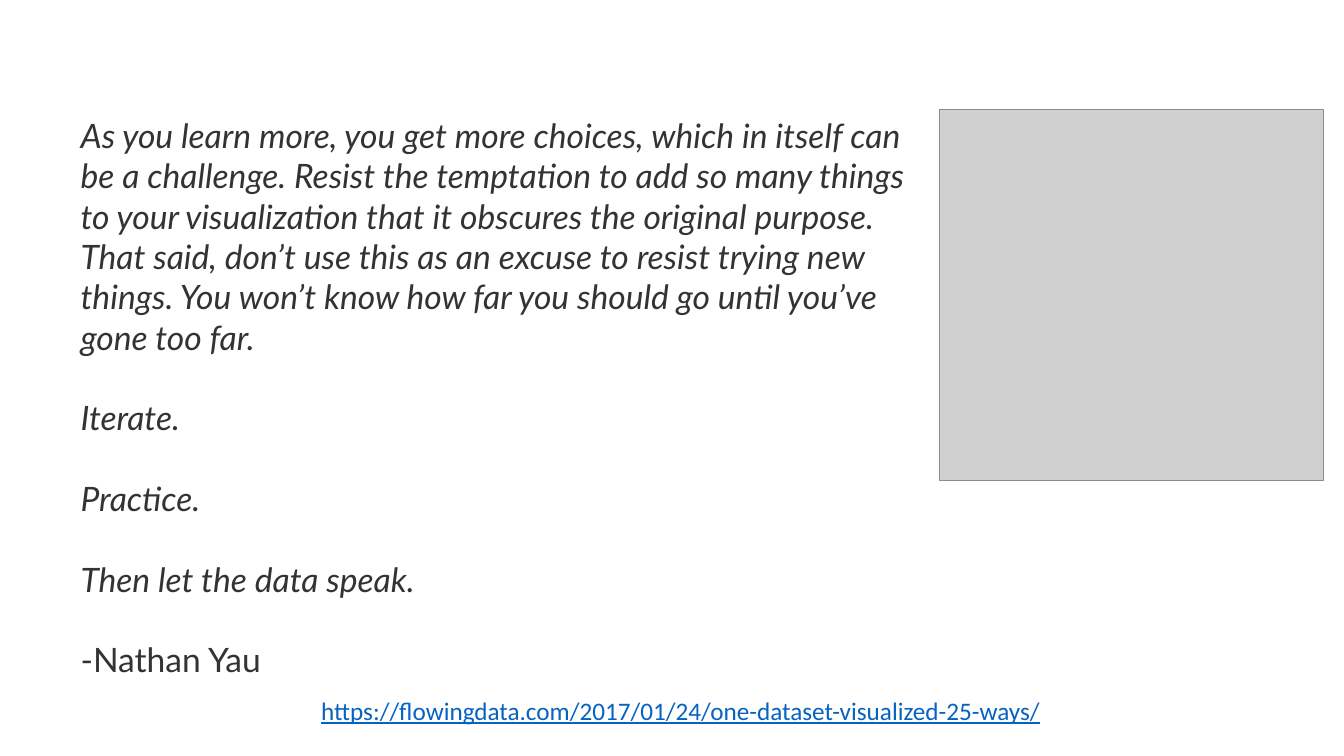
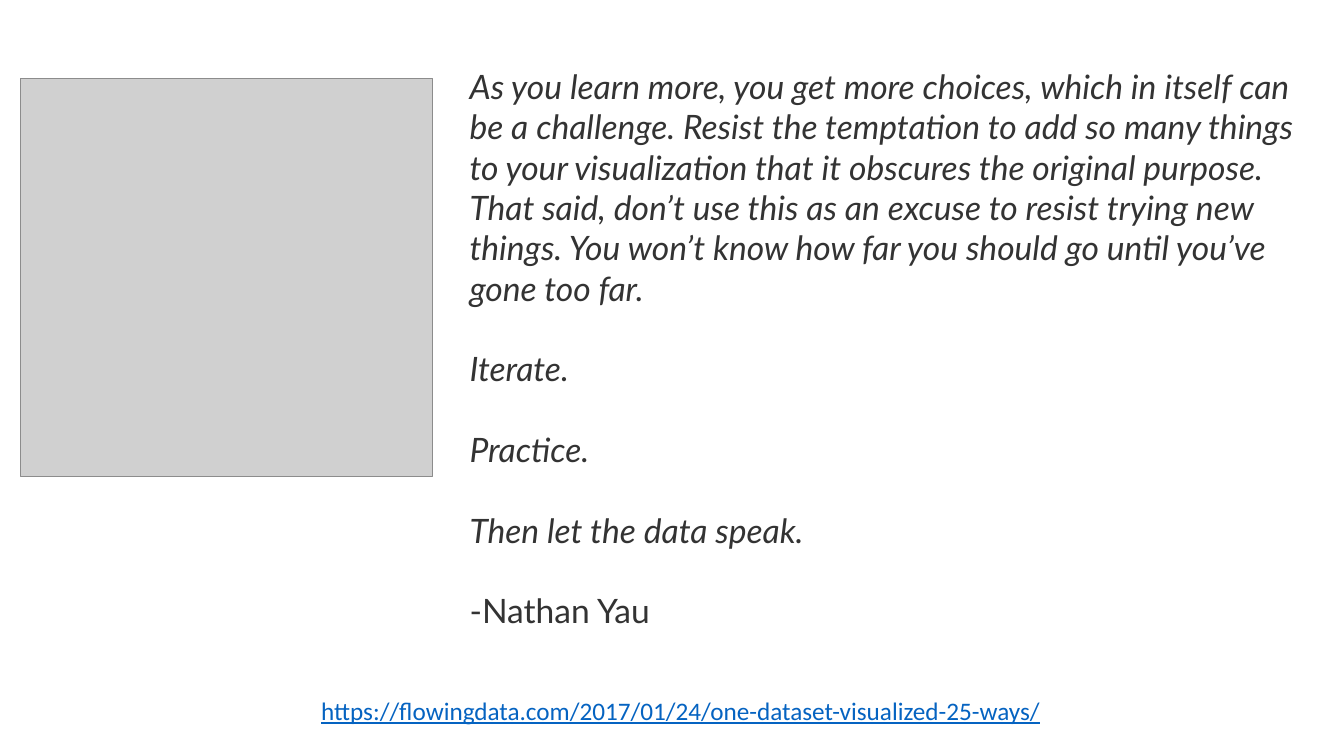
Before and after one commit to WSU-DataScience/SDSS19-dataviz-workshop, a slide deck: slide 59 of slides/Visualization theory and principles.pptx (slide 58 before the commit). Drawn at 1344x756 pixels with LibreOffice and Linux fonts; fonts in the diff are those of the drawing; grey boxes stand for pictures. Boxes give left, top, right and bottom in pixels: in the first picture for what was removed or moved away, otherwise in the second. Text is boxed around its words. In the diff, an @@ line names an element or a change of style, - is before the commit and + after.

```diff
--- a/slides/Visualization theory and principles.pptx
+++ b/slides/Visualization theory and principles.pptx
@@ picture: place and size @@
-picture at [940, 110, 1324, 481]
+picture at [20, 79, 433, 477]
@@ text "As you learn more, you ...": place and size @@
-text "As you learn more, you ..." at [81, 123, 904, 673]
+text "As you learn more, you ..." at [470, 74, 1293, 624]
```
Also in this commit, not shown: 2 other slides changed, 1 slide added.
